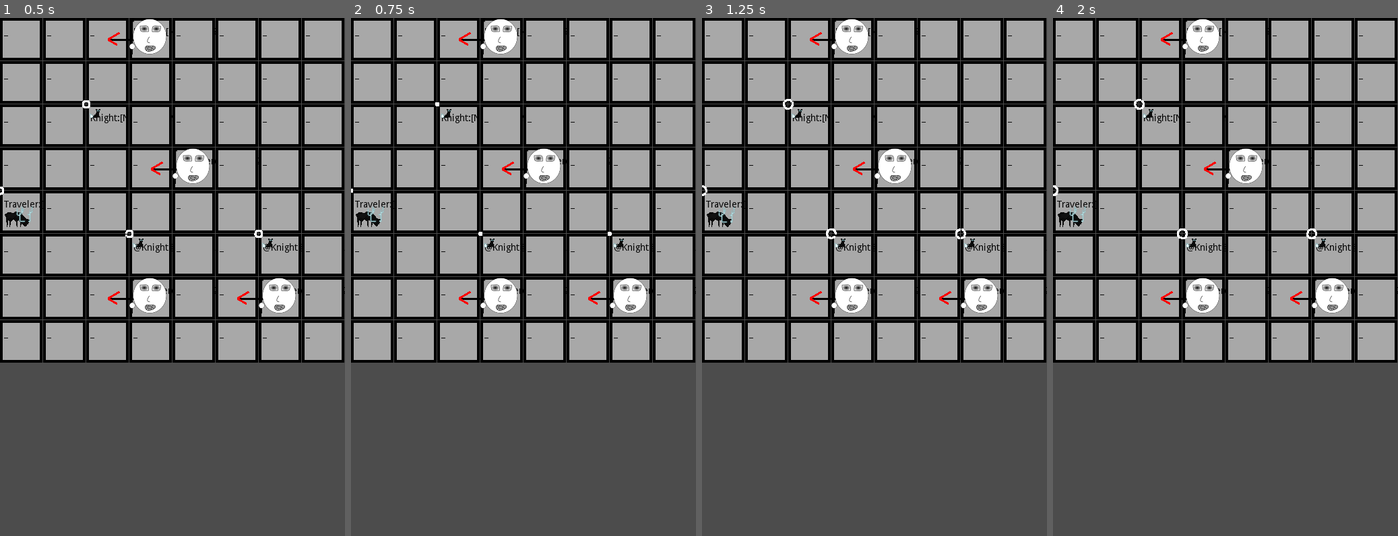
Above: before the commit, frames 1-4 (left to right).
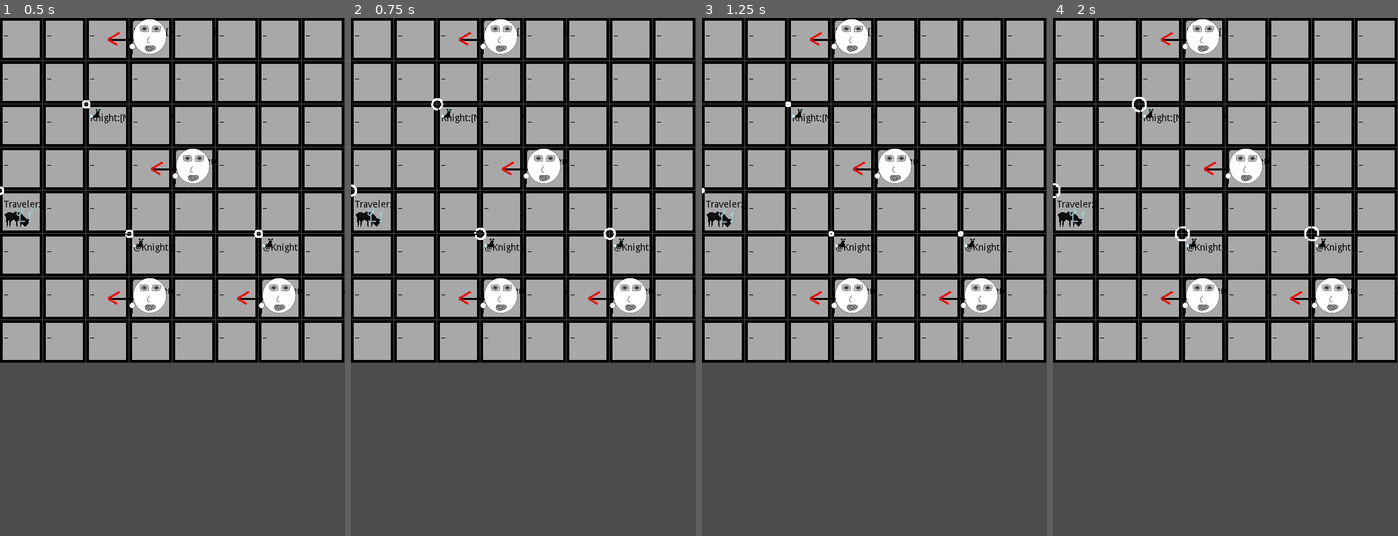
Above: after the commit, the same moments.

Repository: drarbego/caballos-de-ajedrez
Game: Godot game, scene res://Board.tscn
Two runs of this game, one before a commit and one after it. Both use one fixed random seed, a clock stepped at 60 frames per second and the inputs below.
Inputs (mouse positions are in pixels of both pictures, inside the frame that each line leads up to):
- Up to frame 1 (0.5 s): no input
- Up to frame 2 (0.75 s): click (371, 38) at 0.52 s
- Up to frame 3 (1.25 s): no input
- Up to frame 4 (2 s): click (1073, 38) at 1.27 s

Frame 1 is identical in both runs. In frame 2, 0.2% of the frame differs, in the area x 0-77%, y 15-43%; in frame 3, 0.2%; in frame 4, 0.3%, in the area x 0-78%, y 15-44%.

Commit message:
only activate selectable when changing board state

Diff:
--- a/Board.gd
+++ b/Board.gd
@@ -26,11 +26,10 @@
 
 	return get_node("Tiles/" + tile_name)
 
-func next_state(selected_tile):
-	self.reset_graphic_state()
-
+func on_tile_pressed(selected_tile):
 	if selected_tile.current_piece is PlayablePiece:
 		self.set_tiles_active(false)
+		self.set_pieces_selectable(false)
 		selected_tile.select_piece()
 		return
 
@@ -38,11 +37,17 @@
 		return
 
 	if selected_tile.is_active:
-		selected_tile.set_piece(self.current_piece)
-		$MoveTimer.set_wait_time(self.current_piece.move_time)
-		$MoveTimer.start()
-		self.set_tiles_active(false)
+		self.next_board_state(selected_tile)
 		return
+
+func next_board_state(selected_tile):
+	self.reset_graphic_state()
+
+	selected_tile.set_piece(self.current_piece)
+	$MoveTimer.set_wait_time(self.current_piece.move_time)
+	$MoveTimer.start()
+	self.set_tiles_active(false)
+	print("next board state")
 
 func reset_graphic_state():
 	self.set_pieces_active(false)
--- a/Tile.gd
+++ b/Tile.gd
@@ -32,7 +32,7 @@
 		child.on_piece_landed(piece)
 
 func _on_pressed():
-	self.board.next_state(self)
+	self.board.on_tile_pressed(self)
 
 func select_piece():
 	# makes available tiles for piece active
